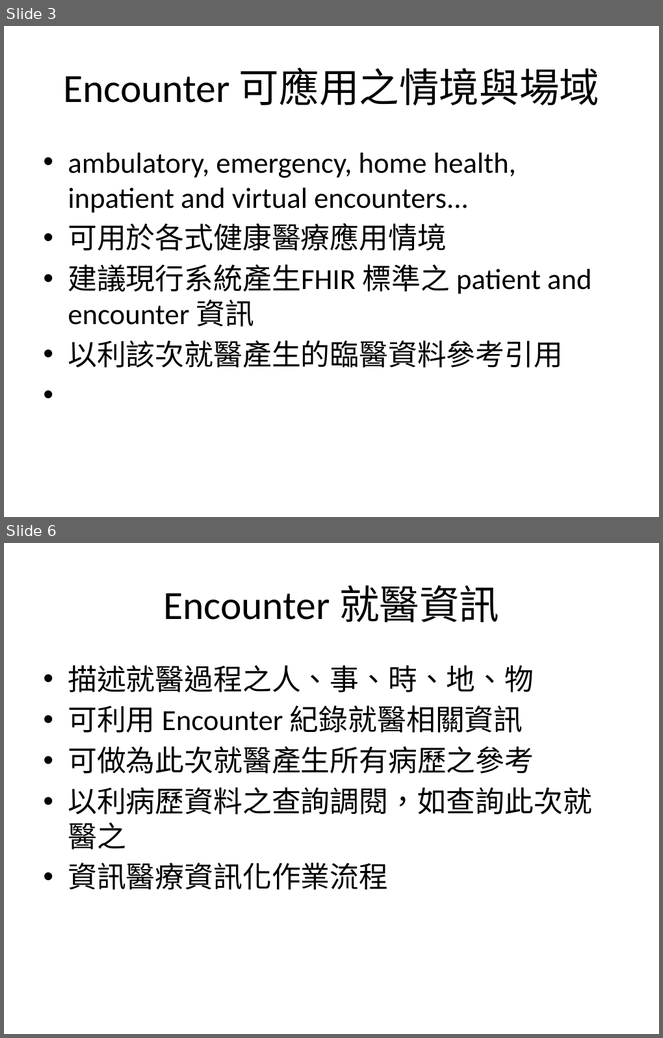
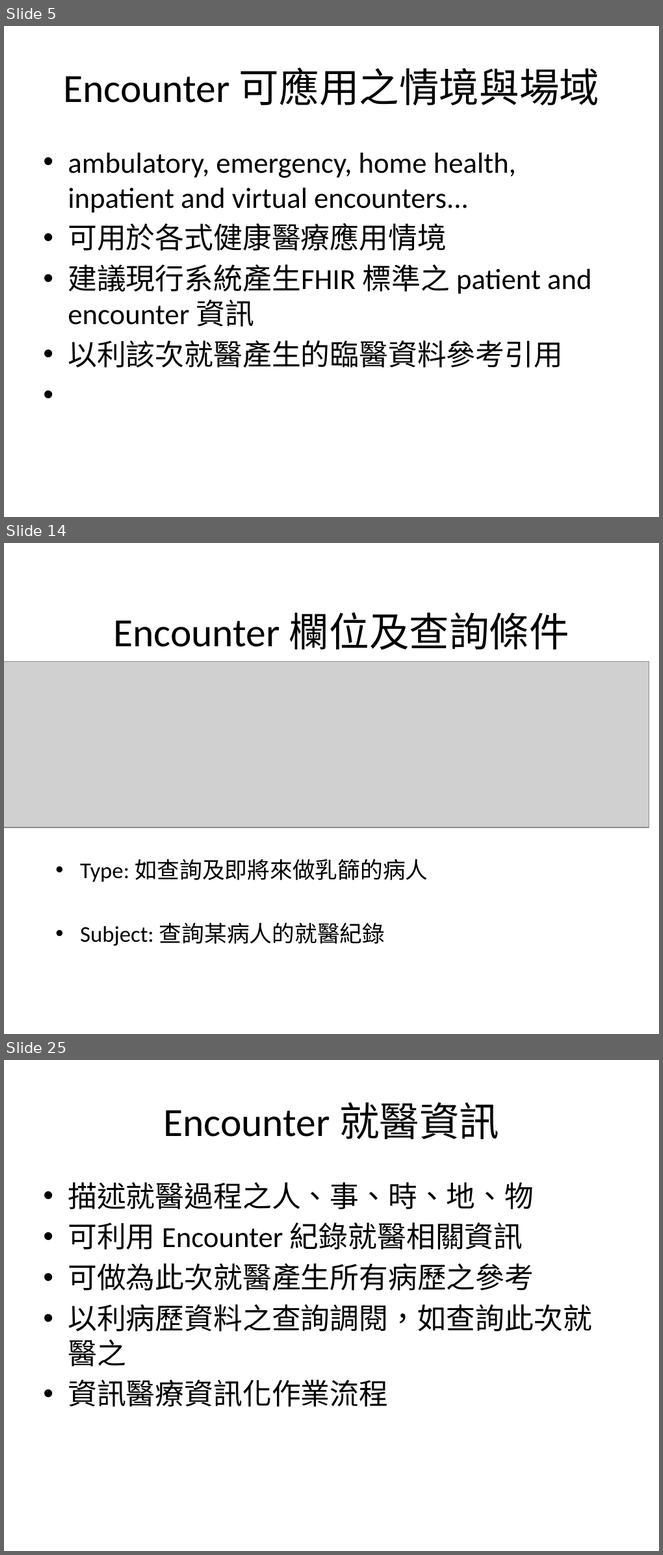
Before and after one commit to mos2718/FHIRspec, a slide deck: Spec/Encounter.pptx. Shown one above the other, each under a label of ours: slides 3 and 6 before the commit, slides 5, 14 and 25 after it; the slides between them are not shown. The pictures are 663x1038 and 663x1555 pixels, drawn with LibreOffice and Linux fonts; fonts in the diff are those of the drawing; grey boxes stand for pictures. Boxes give left, top, right and bottom in pixels: in the first picture for what was removed or moved away, otherwise in the second. Text is boxed around its words. In the diff, an @@ line names an element or a change of style, - is before the commit and + after.

```diff
--- a/Spec/Encounter.pptx
+++ b/Spec/Encounter.pptx
@@ slide 14 added at [4,543,659,1034], background #FFFFFF @@
@@ title added at [113,613,570,650], 44 pt, text #000000 @@
+Encounter 欄位及查詢條件
@@ picture added at [4,661,649,827] @@
@@ text added at [80,859,428,946], 24.8 pt, text #000000 @@
+• Type: 如查詢及即將來做乳篩的病人
+• Subject: 查詢某病人的就醫紀錄
@@ what was slide 3 is now slide 5 @@
@@ what was slide 6 is now slide 25 @@
```
Also in this commit, not shown: 1 slide changed, 18 other slides added, 6 other files.
